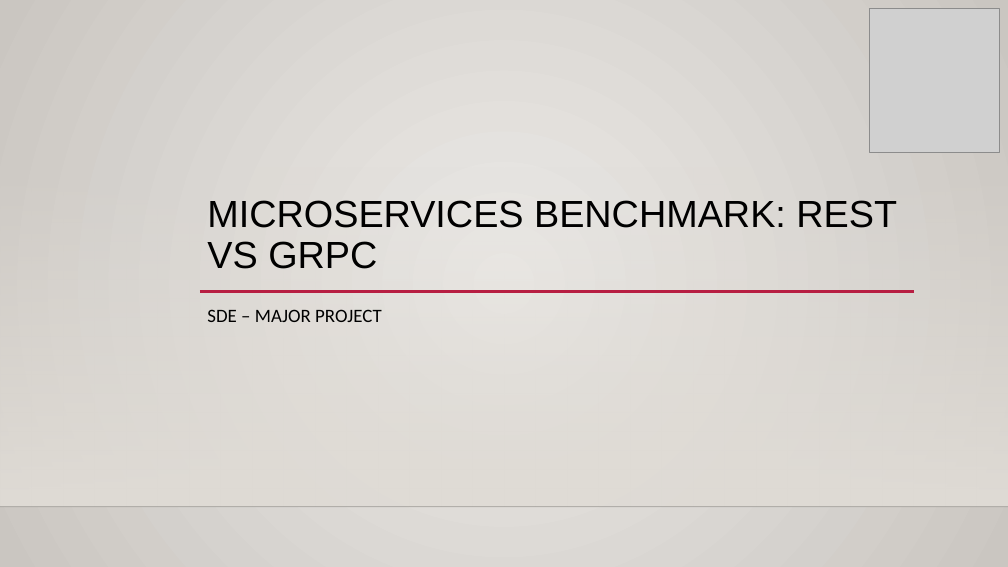
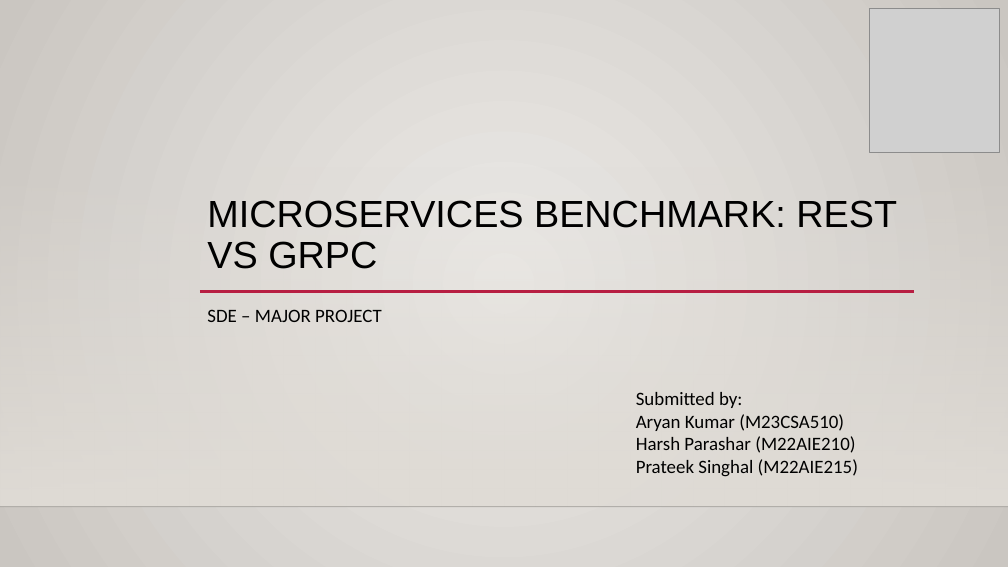
Before and after one commit to Aryank47/microservices-benchmark, a slide deck: slide 1 of SDE_Major_Presentation.pptx. Drawn at 1008x567 pixels with LibreOffice and Linux fonts; fonts in the diff are those of the drawing; grey boxes stand for pictures; background and template pictures are left out. Boxes give left, top, right and bottom in pixels: in the first picture for what was removed or moved away, otherwise in the second. Text is boxed around its words. In the diff, an @@ line names an element or a change of style, - is before the commit and + after.

Commit message:
Adding contributors to the presentation

```diff
--- a/SDE_Major_Presentation.pptx
+++ b/SDE_Major_Presentation.pptx
@@ text added at (636,392,858,477), 18 pt, text #000000 @@
+Submitted by:
+Aryan Kumar (M23CSA510)
+Harsh Parashar (M22AIE210)
+Prateek Singhal (M22AIE215)
```
